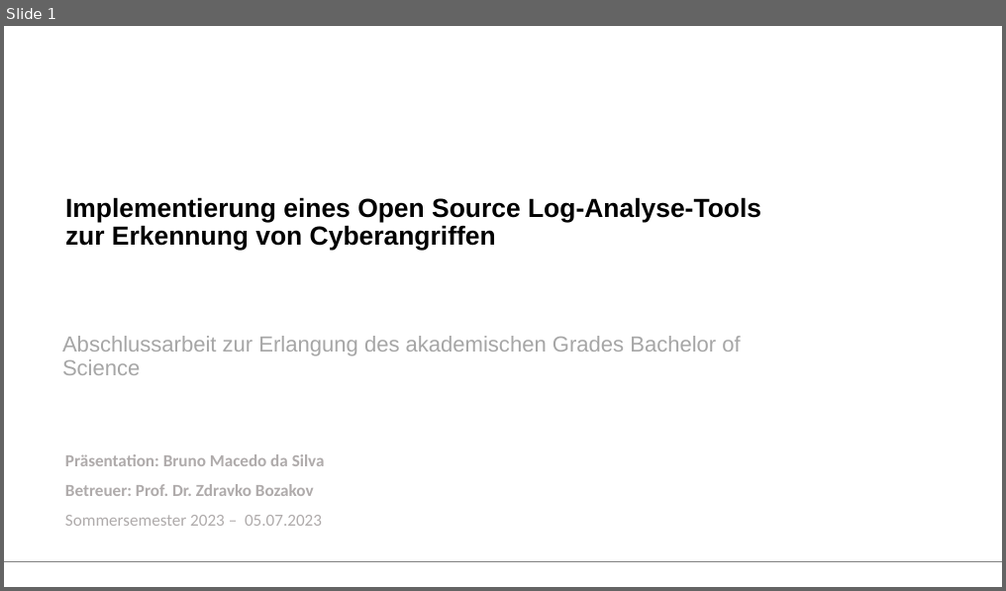
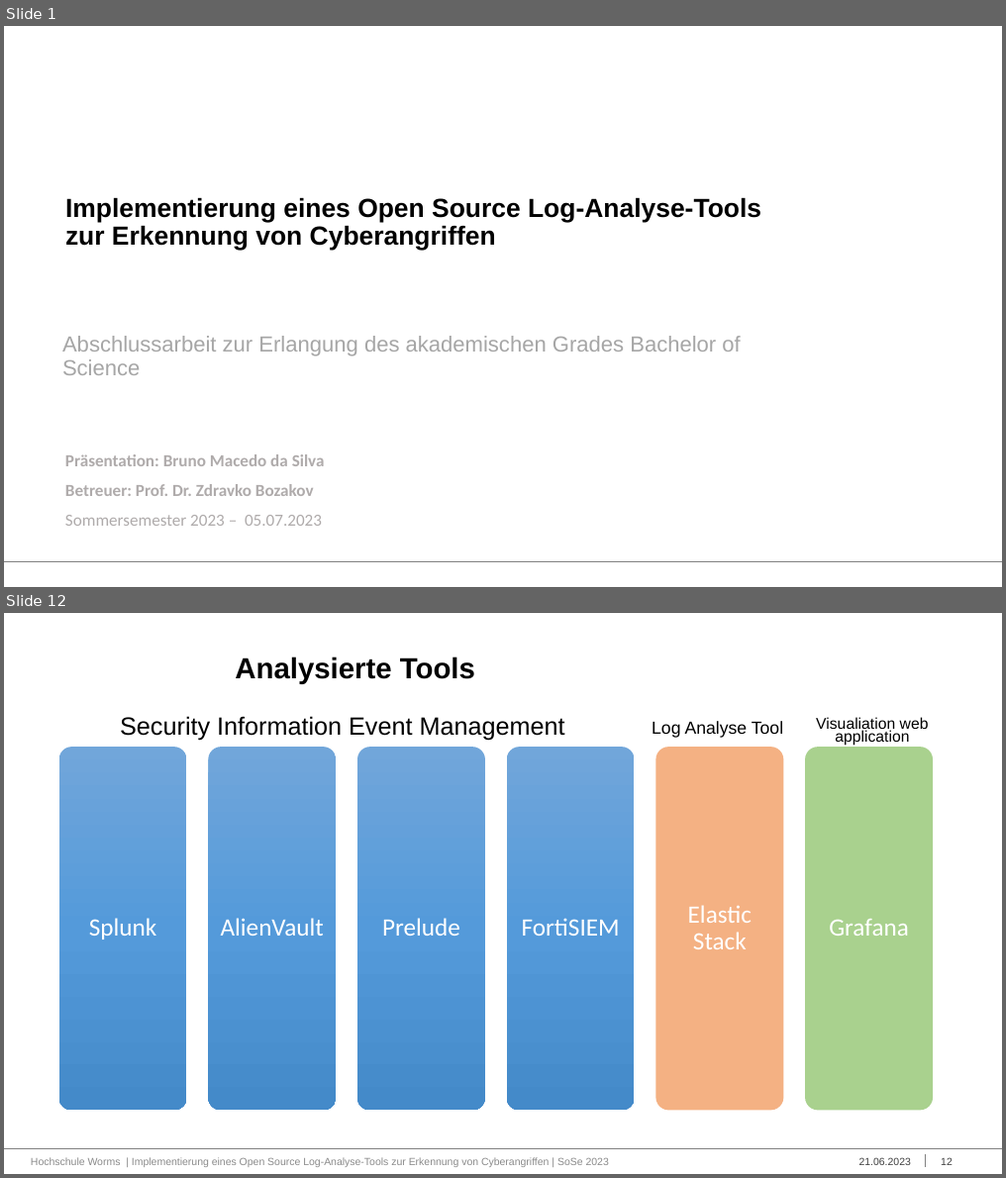
Before and after one commit to Bruno-Macedo/Praxisbericht_Bacherloarbeit, a slide deck: Macedo_da_Silva_Bruno_BA-Praesentation.pptx. Shown one above the other, each under a label of ours: slide 1 before the commit, slides 1 and 12 after it; the slides between them are not shown. The pictures are 1006x591 and 1006x1178 pixels, drawn with LibreOffice and Linux fonts; fonts in the diff are those of the drawing; background and template pictures are left out. Boxes give left, top, right and bottom in pixels: in the first picture for what was removed or moved away, otherwise in the second. Text is boxed around its words. In the diff, an @@ line names an element or a change of style, - is before the commit and + after.

```diff
--- a/Macedo_da_Silva_Bruno_BA-Praesentation.pptx
+++ b/Macedo_da_Silva_Bruno_BA-Praesentation.pptx
@@ slide 12 added at [4,613,1002,1174], background #FFFFFF; not listed: 1 template element that a slide beside it also shows @@
@@ title added at [235,657,475,684], 28 pt, text #000000, bold @@
+Analysierte Tools
@@ text added at [120,716,565,741], 24 pt, text #000000 @@
+Security Information Event Management
@@ text added at [651,721,783,738], 16.8 pt, text #000000 @@
+Log Analyse Tool
@@ text added at [816,717,929,746], 15 pt, text #000000 @@
+Visualiation web application
@@ group added at [58,747,933,1111]: 6 rounded rectangles, 6 texts @@
+Splunk
+AlienVault
+Prelude
+FortiSIEM
+Elastic Stack
+Grafana
@@ text added at [31,1157,609,1167], 10 pt, text #8C8C8C @@
+Hochschule Worms | Implementierung eines Open Source Log-Analyse-Tools zur Erkennung von Cyberangriffen | SoSe 2023
@@ text added at [859,1157,911,1165], 10 pt, text #404040 @@
+21.06.2023
@@ line added from (926, 1155) to (926, 1167), #808080 0.75 pt @@
@@ page number added at [941,1157,952,1165], 10 pt, text #404040 @@
+12
```
Also in this commit, not shown: 10 slides changed, 9 other slides added, 1 other file.
